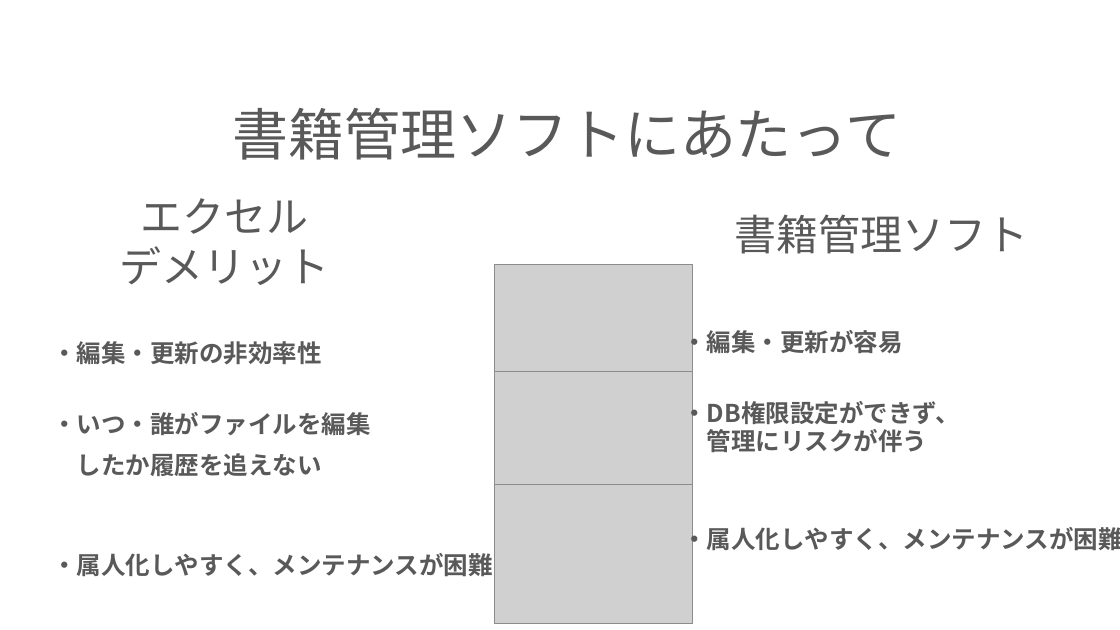
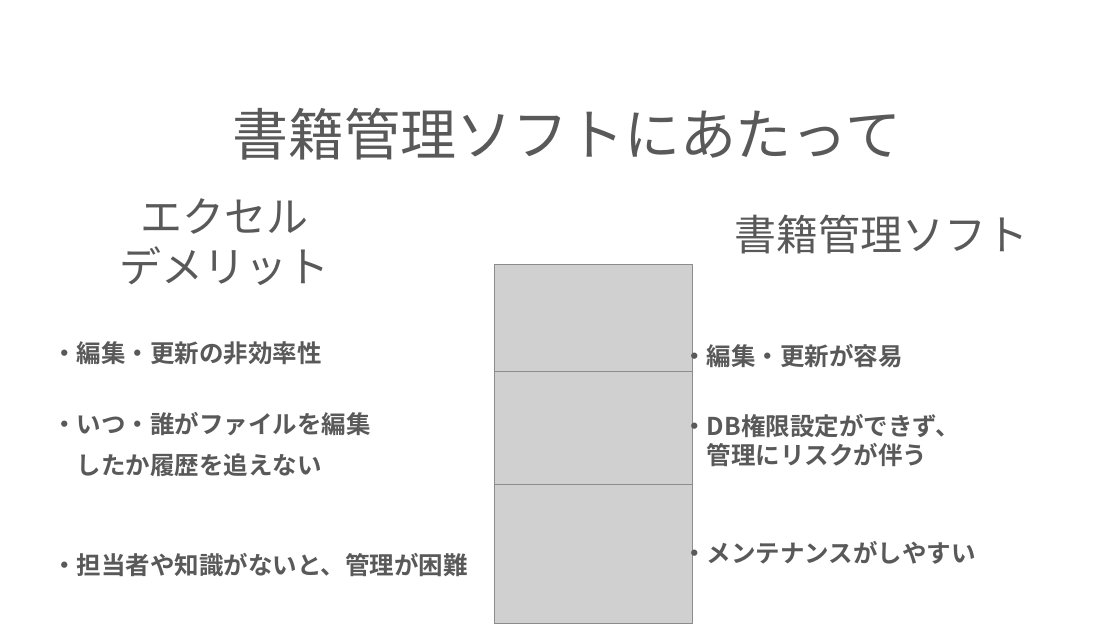
Before and after one commit to ivy239007/PG-, a slide deck: slide 6 of プレゼン資料.pptx (slide 5 before the commit). Drawn at 1120x630 pixels with LibreOffice and Linux fonts; fonts in the diff are those of the drawing; grey boxes stand for pictures; background and template pictures are left out. Boxes give left, top, right and bottom in pixels: in the first picture for what was removed or moved away, otherwise in the second. Text is boxed around its words. In the diff, an @@ line names an element or a change of style, - is before the commit and + after.

Commit message:
パワポの更新

```diff
--- a/プレゼン資料.pptx
+++ b/プレゼン資料.pptx
@@ text "・編集・更新が容易": place and size @@
-text "・編集・更新が容易" at (682,326,1120,554)
+text "・編集・更新が容易" at (682,340,975,568)
@@ text at (682,537,975,568): text changed @@
-・属人化しやすく、メンテナンスが困難
+・メンテナンスがしやすい
@@ subtitle at (52,553,468,577): text changed @@
-・属人化しやすく、メンテナンスが困難
+・担当者や知識がないと、管理が困難
```
Also in this commit, not shown: 5 other slides changed, 1 slide added, 1 other file.
